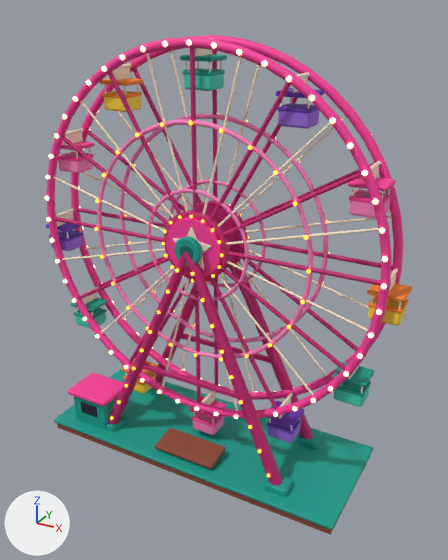
The glTF model art/models/ferris_wheel.glb as it was, and as the next commit left it.
One viewpoint serves both versions: a camera (50 mm lens) standing at (20.8, -35.2, 31.4) and looking at (1.3, 0.2, 13.7). Every picture has the same lights, and +X, +Y and +Z are marked at lower left. The first picture is the older version. Where no turn or scale is listed for an object, it has been applied to the vertices. Vertices at exactly the same position are counted once.

Objects in the first picture: 'Gondola_00', 'Gondola_01', 'Gondola_02', 'Gondola_03', 'Gondola_04', 'Gondola_05', 'Gondola_06', 'Gondola_09', 'Gondola_10', 'Gondola_11', 'Stand', 'Wheel' and 2 more.
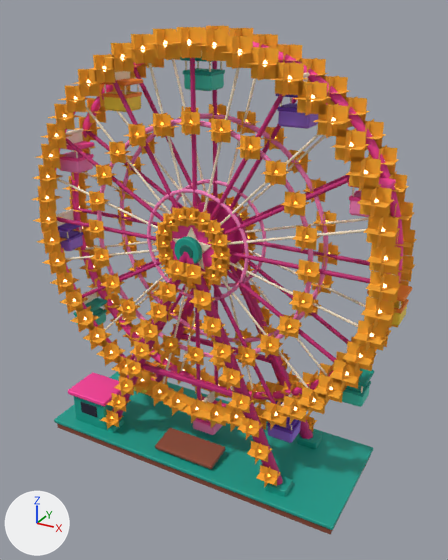
Location of each change, [x1, y1, x2, y2] in pixels of the pictures (448 x 560 px):
'Wheel', reshaped (8% wider)
    before: [45, 35, 403, 419]
    after: [31, 25, 417, 432]
part 1 of me_stand, added
    after: [101, 259, 281, 488]
part 2 of me_stand, added
    after: [157, 264, 317, 432]
part 3 of me_wheel, added (orange)
    after: [31, 25, 417, 432]
'Gondola_01', unchanged, covered by the edit
    before: [348, 166, 396, 218]
    after: [348, 177, 396, 217]

Diff of the bpy script that builds the scene:
```diff
--- a/art/models/ferris_wheel.glb.py
+++ b/art/models/ferris_wheel.glb.py
@@ mat_bulbhalo @@
+mat_bulbhalo = principled_material('BulbHalo')
+mat_bulbhalo.base_color = (1.0, 0.434, 0.0296)  # orange #ffb030
+mat_bulbhalo.roughness = 1.0
@@ me_stand @@
 # used by ob_stand; location = (0.0, 0.0, 0.0)
-me_stand.from_pydata(...)  # 1444 vertices, 2668 faces; spans x -12.1..12.1, y -4.7..4.7, z -0.8..17.5
+me_stand.from_pydata(...)  # 1876 vertices, 2884 faces; spans x -12.1..12.1, y -4.7..4.7, z -0.8..17.5
+# me_stand part 1: 216 vertices added at x -7.6..7.6, y -4.1..-2.2, z 0.6..15.9
+# me_stand part 2: 216 vertices added at x -7.6..7.6, y 2.2..4.1, z 0.6..15.9
 me_stand.materials.append(mat_wood)
@@ me_stand @@
 me_stand.materials.append(mat_dark)
+me_stand.materials.append(mat_bulbhalo)  # orange #ffb030
@@ me_wheel @@
 # used by ob_wheel; location = (0.0, 0.0, 16.5)
-me_wheel.from_pydata(...)  # 5288 vertices, 9864 faces; spans x -13.3..13.3, y -2.0..2.0, z -13.3..13.3
+me_wheel.from_pydata(...)  # 7400 vertices, 10920 faces; spans x -13.8..13.8, y -2.5..2.5, z -13.8..13.8
+# me_wheel part 3: 2112 vertices added at x -13.8..13.8, y -2.5..2.5, z -13.8..13.8
 me_wheel.materials.append(mat_pink)
@@ me_wheel @@
 me_wheel.materials.append(mat_bulbamber)
+me_wheel.materials.append(mat_bulbhalo)  # orange #ffb030
```
